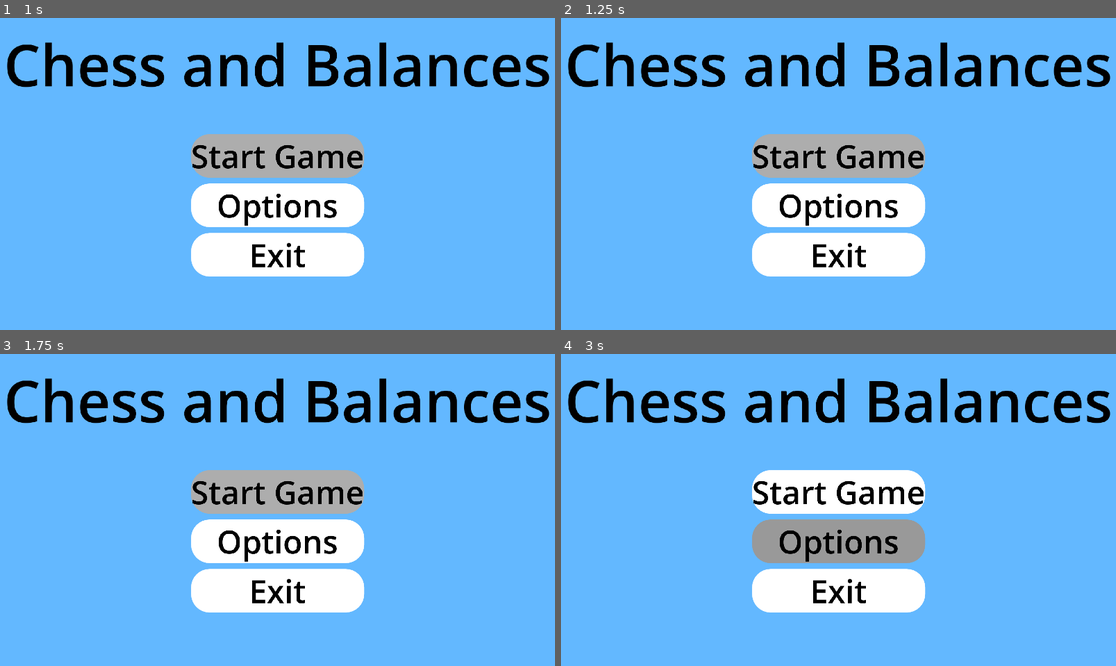
Above: before the commit, frames 1-4 (two rows, left to right).
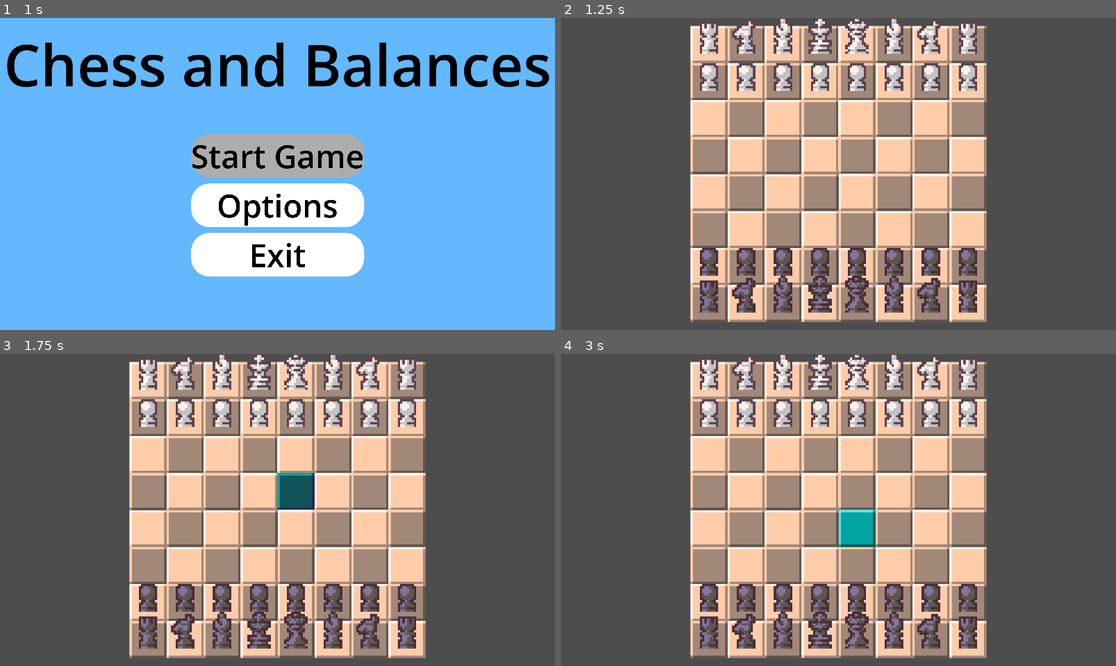
Above: after the commit, the same moments.

Repository: Software-ENGR-team-A/Chess
Game: Godot game, scene res://scenes/main_menu/main_menu.tscn
Same seed, same stepped clock (60 frames per second), same inputs: the game is played once before the commit and once after it. Sound files missing from this copy of the repository are replaced by a short silence.
Inputs (mouse positions are in pixels of both pictures, inside the frame that each line leads up to):
- Up to frame 1 (1 s): click "Start Game" at 0.5 s
- Up to frame 2 (1.25 s): no input
- Up to frame 3 (1.75 s): click (277, 491) at 1.25 s, where only the run before the commit has a clickable "Start Game"
- Up to frame 4 (3 s): click (838, 491) at 2 s, where only the run before the commit has a clickable "Start Game"; click (838, 541) at 2.75 s, where only the run before the commit has a clickable "Options"

Frame 1 is identical in both runs. In frame 2, 100% of the frame differs, in the area x 0-100%, y 0-100%; in frame 3, 100%; in frame 4, 100%.
Error before the commit: Parse Error: Preload file "res://assets/Audio/default_bus_layout.tres" does not exist. (res://scenes/main_menu/main_menu.gd:4)

Commit message:
fixed audiobus

Diff:
--- a/scenes/main_menu/main_menu.gd
+++ b/scenes/main_menu/main_menu.gd
@@ -1,7 +1,7 @@
 class_name MainMenu
 extends Control
 
-const AUDIO_BUS := preload("res://assets/Audio/default_bus_layout.tres")
+const AUDIO_BUS := preload("res://scenes/sound_system/default_bus_layout.tres")
 
 @export var start_button: Button
 @export var option_button: Button
